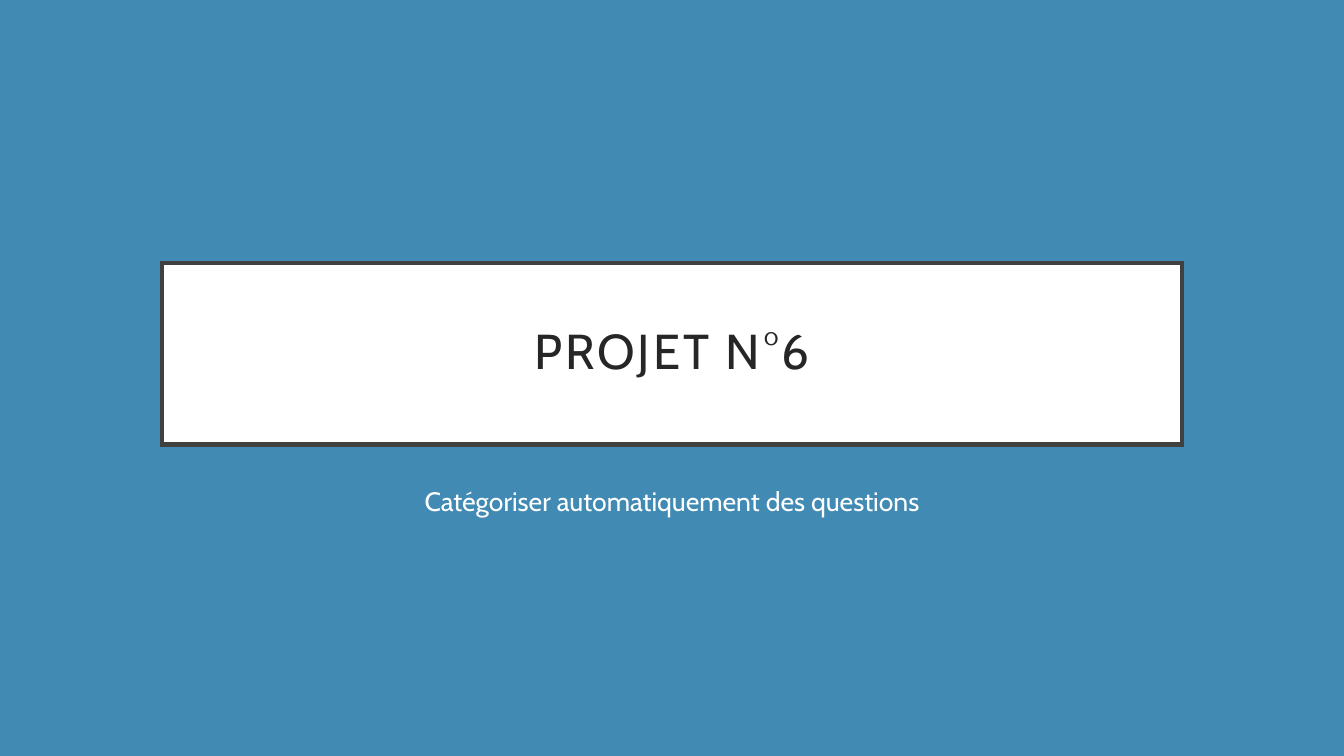
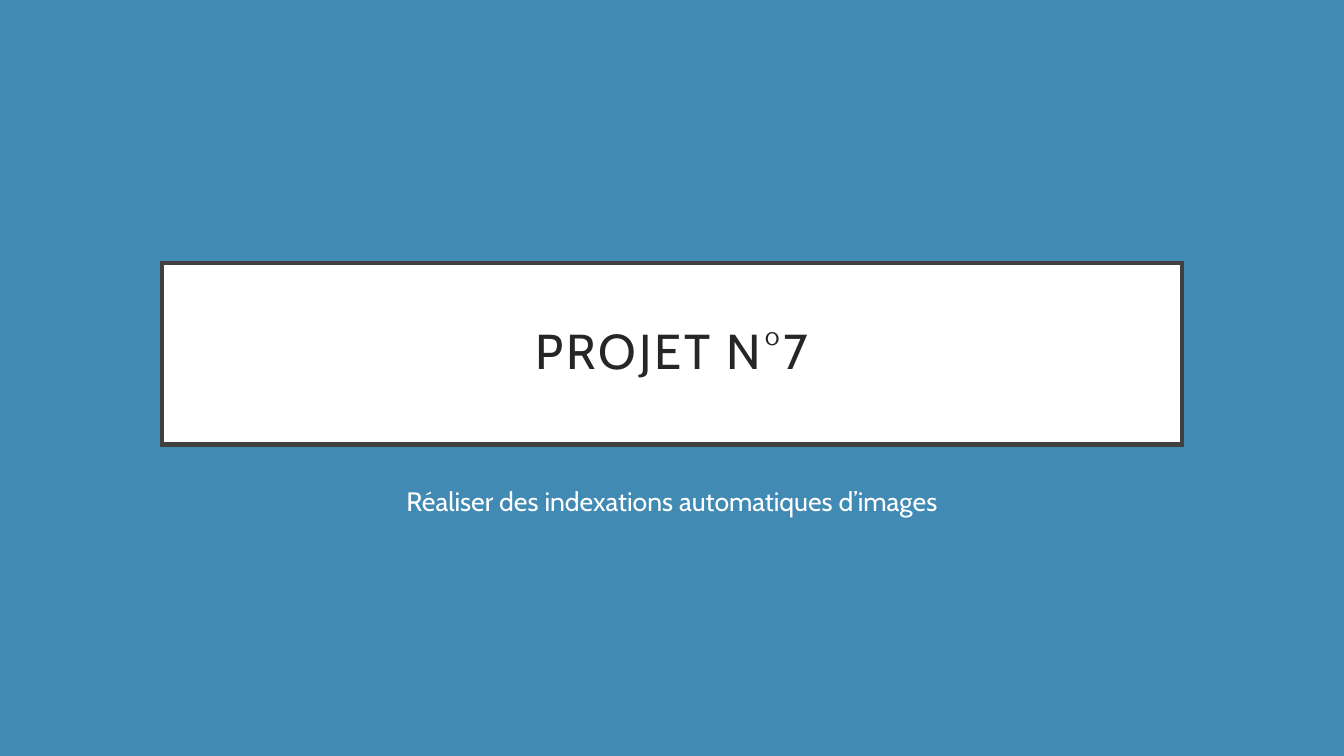
Before and after one commit to pfroide/python, a slide deck: slide 1 of Projet_7/p7.pptx. Drawn at 1344x756 pixels with LibreOffice and Linux fonts; fonts in the diff are those of the drawing. Boxes give left, top, right and bottom in pixels: in the first picture for what was removed or moved away, otherwise in the second. Text is boxed around its words. In the diff, an @@ line names an element or a change of style, - is before the commit and + after.

```diff
--- a/Projet_7/p7.pptx
+++ b/Projet_7/p7.pptx
@@ title at (535, 332, 808, 378): text changed @@
-PROJET N°6
+PROJET N°7
@@ subtitle at (406, 491, 938, 517): text changed @@
-Catégoriser automatiquement des questions
+Réaliser des indexations automatiques d’images
```
Also in this commit, not shown: 4 other slides changed, 33 slides added, 30 slides removed.
